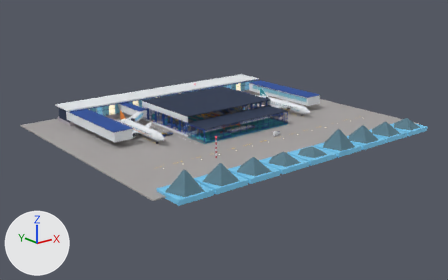
The Blender file art_source/baggage_below.blend: old version first, new version second.
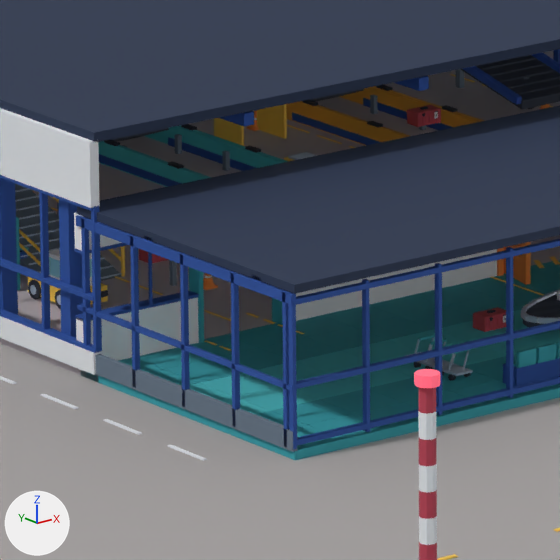
The first picture shows the older version from a 50 mm lens placed at (-157.9, -204.6, 72.1), pointed at (-2.4, -10.2, -5.6). The close-ups show the older and then the newer version on the part from 40% to 51% of the width and 37% to 54% of the height of that picture. Only the edits that show in the close-ups are written down. The axes (+X, +Y, +Z) are drawn at lower left. The lights are the same throughout.

Names of what the first close-up shows: 'Arrivals ceiling', 'Baggage reclaim floor', 'Blue glazing mullion.001', 'Blue glazing mullion.002', 'Blue glazing mullion.003', 'Blue structural column.005', 'Concrete airport apron', 'Glazing foot rail', 'Glazing top rail', 'Inclined baggage feeder', 'Secure area lower wall', 'Secure area lower wall.001', 'Sorting floor', 'Sorting hall ceiling', 'Terminal upper spandrel', 'Window transom' and 175 more.
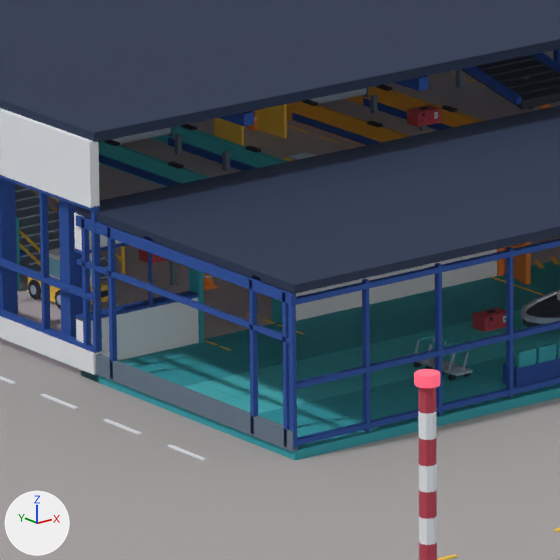
What the commit changed:
Mesh me_exposed_conveyor_end_drum_002 is new.
It is a 12-sided cylinder along x spanning x -1.6..1.6, y -0.2..0.2, z -0.2..0.2.
It uses material mat_metal (blue #a6b7c9).
Object 'Blue glazing mullion.001' (ob_blue_glazing_mullion_001) moves from (-22.0, -14.2, 2.7) to (-22.0, -12.9, 2.7).
Object 'Blue glazing mullion.002' (ob_blue_glazing_mullion_002) moves from (-22.0, -17.0, 2.7) to (-22.0, -20.8, 2.7).
Object 'Blue glazing mullion.003' (ob_blue_glazing_mullion_003) moves from (-22.0, -19.8, 2.7) to (-22.0, -22.6, 2.7).
Object 'Window transom' (ob_window_transom) moves from (-22.0, -17.0, 2.13) to (-22.0, -17.0, 3.72).
Object 'Exposed conveyor end drum.002' (ob_exposed_conveyor_end_drum_002) is new; it shows me_exposed_conveyor_end_drum_002.
Its location is (4.6, 10.05, 0.66).
Object 'Exposed conveyor end drum' (ob_exposed_conveyor_end_drum) is new; it shows a copy of me_exposed_conveyor_end_drum_002.
Its location is (-4.6, 10.05, 0.66).

Pixel boxes [x1, y1, x2, y2] of what changed, in the close-ups (560 x 560 px):
'Window transom', moved
    before: [77, 304, 297, 392]
    after: [77, 258, 292, 345]
'Blue glazing mullion.002', moved
    before: [180, 253, 190, 407]
    after: [249, 279, 258, 434]
'Blue glazing mullion.001', moved
    before: [130, 235, 140, 385]
    after: [107, 226, 117, 379]
'Blue glazing mullion.003', moved
    before: [231, 272, 240, 425]
    after: [282, 291, 290, 446]
'Exposed conveyor end drum', added
    after: [111, 127, 171, 144]
'Exposed conveyor end drum.002', added
    after: [309, 88, 366, 104]
